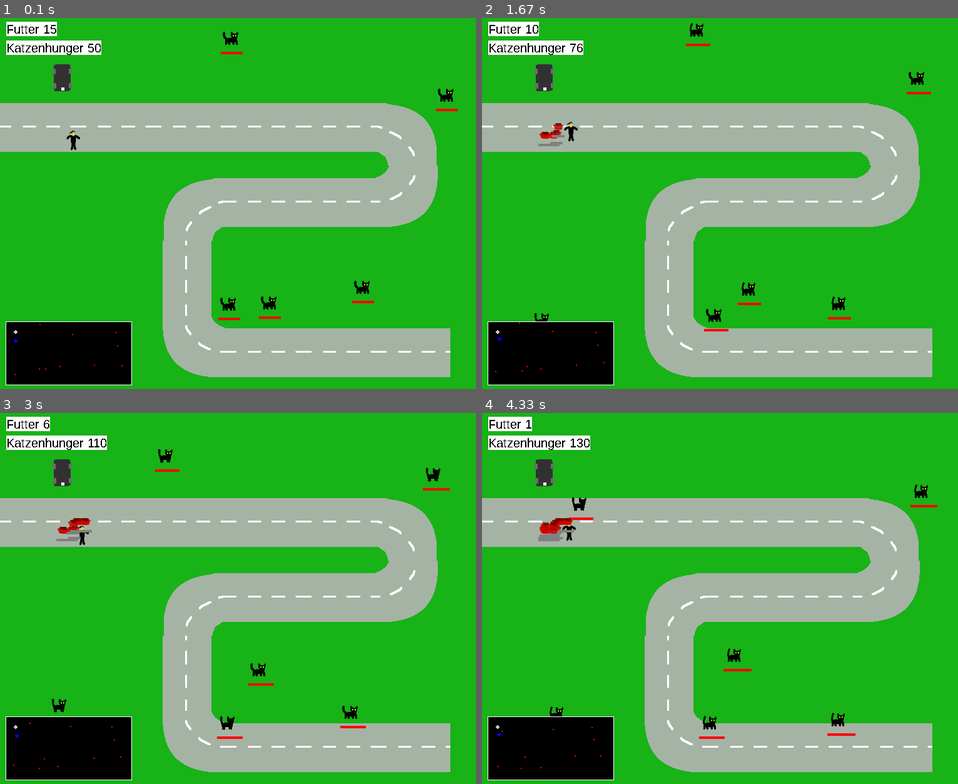
Above: before the commit, frames 1-4 (two rows, left to right).
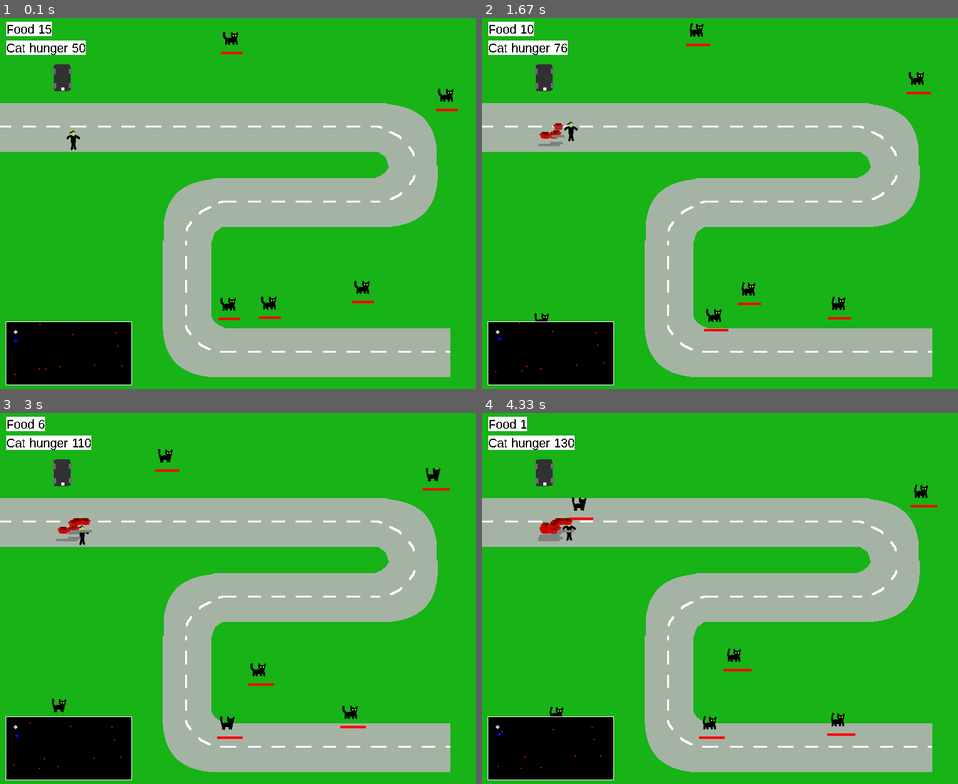
Above: after the commit, the same moments.

Repository: jcharra/StreetCatz
Game: pygame game, started from src/main.py
The game is run twice, just before and just after one commit, with the same random seed, the same clock (stepped at 60 frames per second) and the same inputs. The source is Python 2; it was converted automatically to run under Python 3.
Inputs:
- Up to frame 1 (0.1 s): no input
- Up to frame 2 (1.67 s): tap Space at 0.33, 0.73, 1.03, 1.23, 1.57 s; hold Right 0.67-1.13 s; hold Up 1.17-1.47 s; hold Right from 1.5 s (still down)
- Up to frame 3 (3 s): tap Space at 1.87, 2.07, 2.37, 2.63, 2.97 s; release Right at 1.97 s; hold Left 2-2.53 s; hold Down 2.57-2.87 s; hold Left from 2.9 s (still down)
- Up to frame 4 (4.33 s): tap Space at 3.27, 3.4, 3.8, 4.1 s; release Left at 3.3 s; hold Up 3.33-3.7 s; tap C at 3.48 s; hold Right from 3.73 s (still down)

The runs differ from the first frame. In frame 1, 0.4% of the frame differs, in the area x 1-22%, y 1-10%; in frame 2, 0.4%; in frame 3, 0.4%; in frame 4, 0.4%.

Commit message:
translated

Diff:
--- a/src/world.py
+++ b/src/world.py
@@ -20,25 +20,25 @@
                 if isinstance(ent, Cat) and ent.hunger >= Cat.THRESHOLD_HUNGRY:
                     cat_hunger += ent.hunger - Cat.THRESHOLD_HUNGRY
         else:
-            surface.blit(self.font.render('Super! Alle Katzen sind jetzt satt!',
+            surface.blit(self.font.render('Great! All cats are happy!',
                                             False,
                                             (0, 0, 0),
                                             (255, 255, 255)),
                                           (300,300))
         if self.focussed_entityFailed:
-            surface.blit(self.font.render('Schade! Du kannst diesen Level jetzt nicht mehr schaffen ...',
+            surface.blit(self.font.render('You do not have enough food left ... you failed this level',
                                             False,
                                             (0, 0, 0),
                                             (255, 255, 255)),
                                           (200,300))
 
-        surface.blit(self.font.render('Futter %s' % self.world.player.foodAmount,
+        surface.blit(self.font.render('Food %s' % self.world.player.foodAmount,
                                         False,
                                         (0, 0, 0),
                                         (255, 255, 255)),
                                       (10, 10))
 
-        surface.blit(self.font.render('Katzenhunger %s' % cat_hunger,
+        surface.blit(self.font.render('Cat hunger %s' % cat_hunger,
                                         False,
                                         (0, 0, 0),
                                         (255, 255, 255)),
